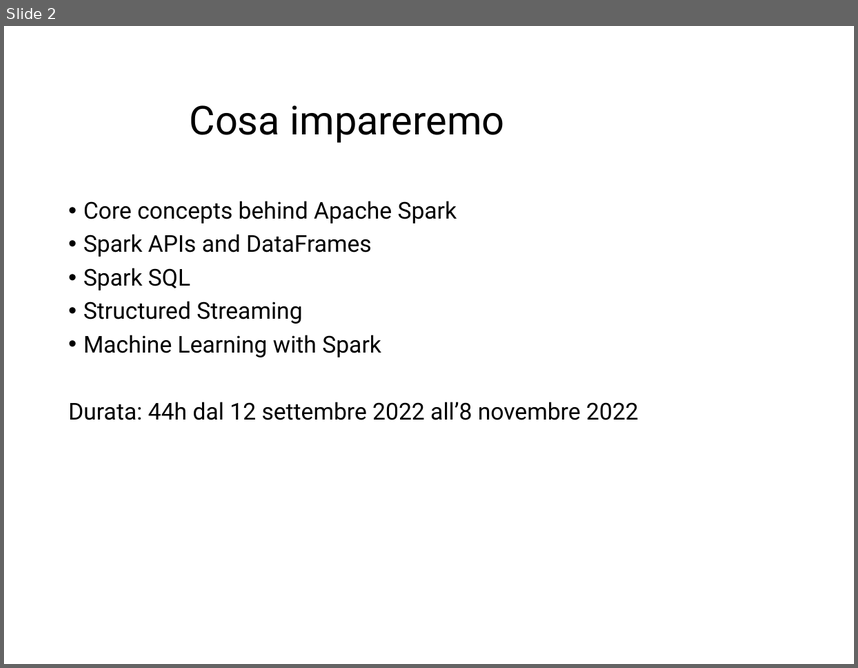
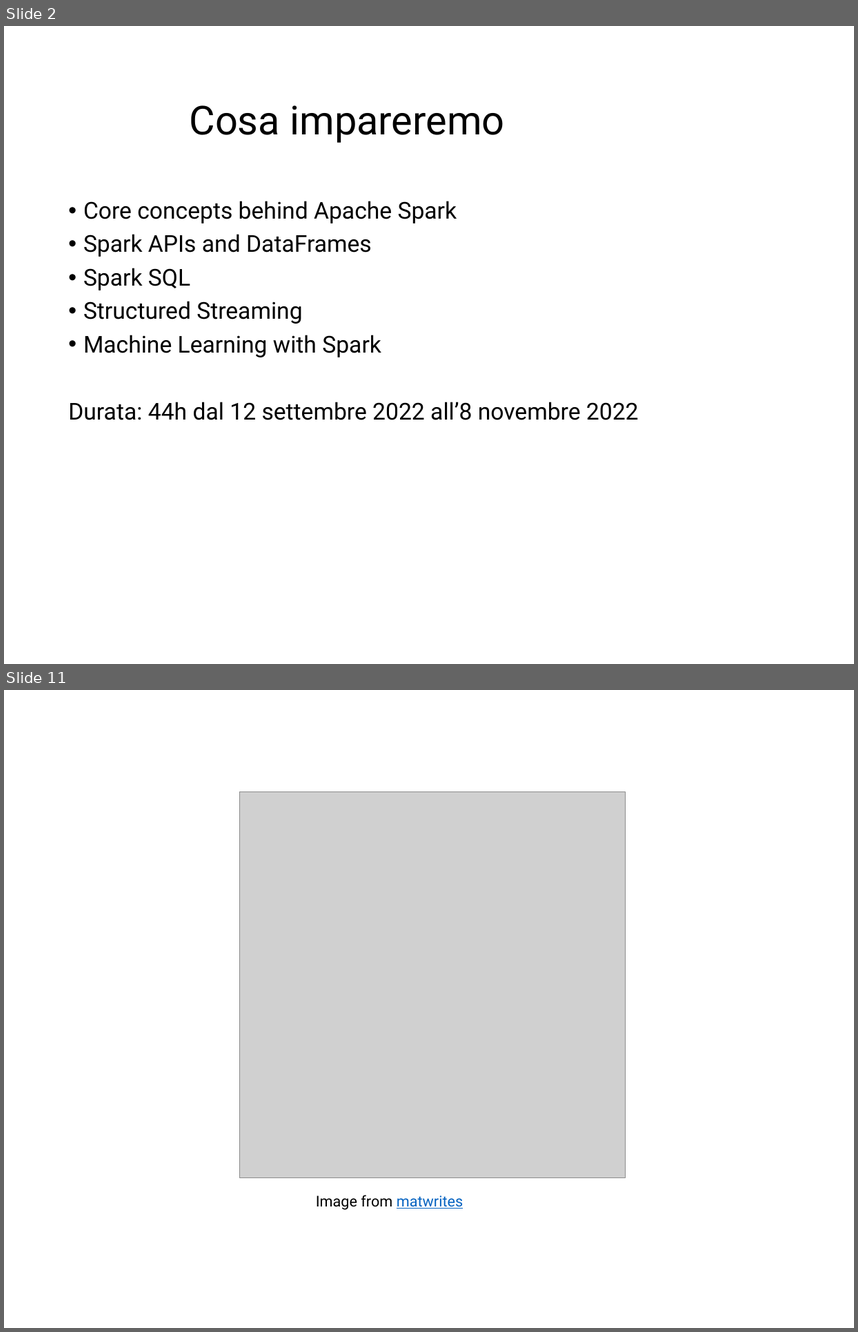
Before and after one commit to Marco-Santoni/databricks-from-scratch, a slide deck: training-spark/0_Intro_v1.pptx. Shown one above the other, each under a label of ours: slide 2 before the commit, slides 2 and 11 after it; the slides between them are not shown. The pictures are 858x668 and 858x1332 pixels, drawn with LibreOffice and Linux fonts; fonts in the diff are those of the drawing; grey boxes stand for pictures; background and template pictures are left out. Boxes give left, top, right and bottom in pixels: in the first picture for what was removed or moved away, otherwise in the second. Text is boxed around its words. In the diff, an @@ line names an element or a change of style, - is before the commit and + after.

```diff
--- a/training-spark/0_Intro_v1.pptx
+++ b/training-spark/0_Intro_v1.pptx
@@ slide 11 added at (4, 690, 854, 1328), background #FFFFFF @@
@@ picture added at (239, 791, 625, 1177) @@
@@ text added at (316, 1194, 463, 1210), 18 pt, text #000000 @@
+Image from matwrites
```
Also in this commit, not shown: 2 slides changed, 11 other slides added, 1 slide removed.
